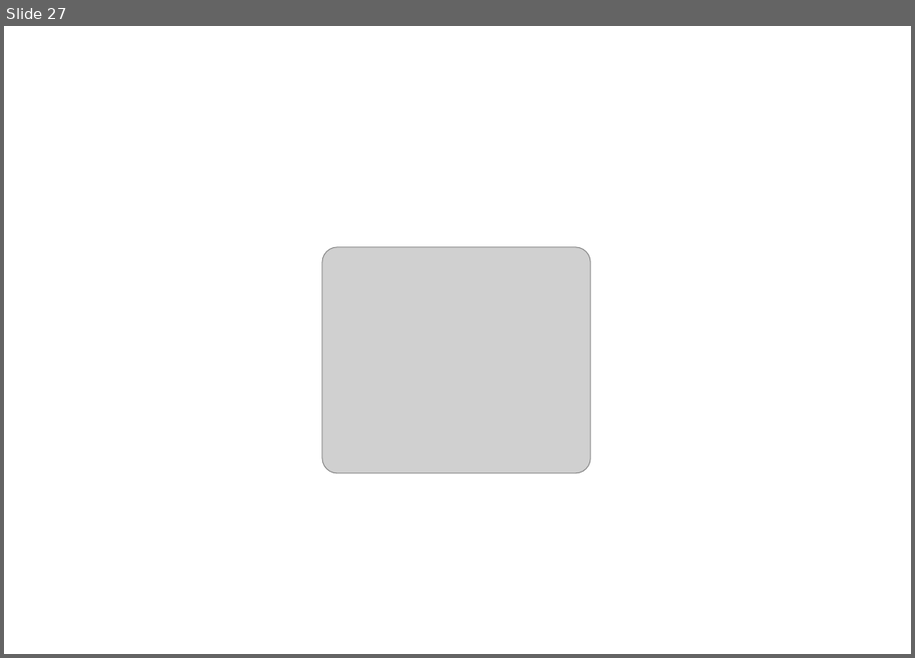
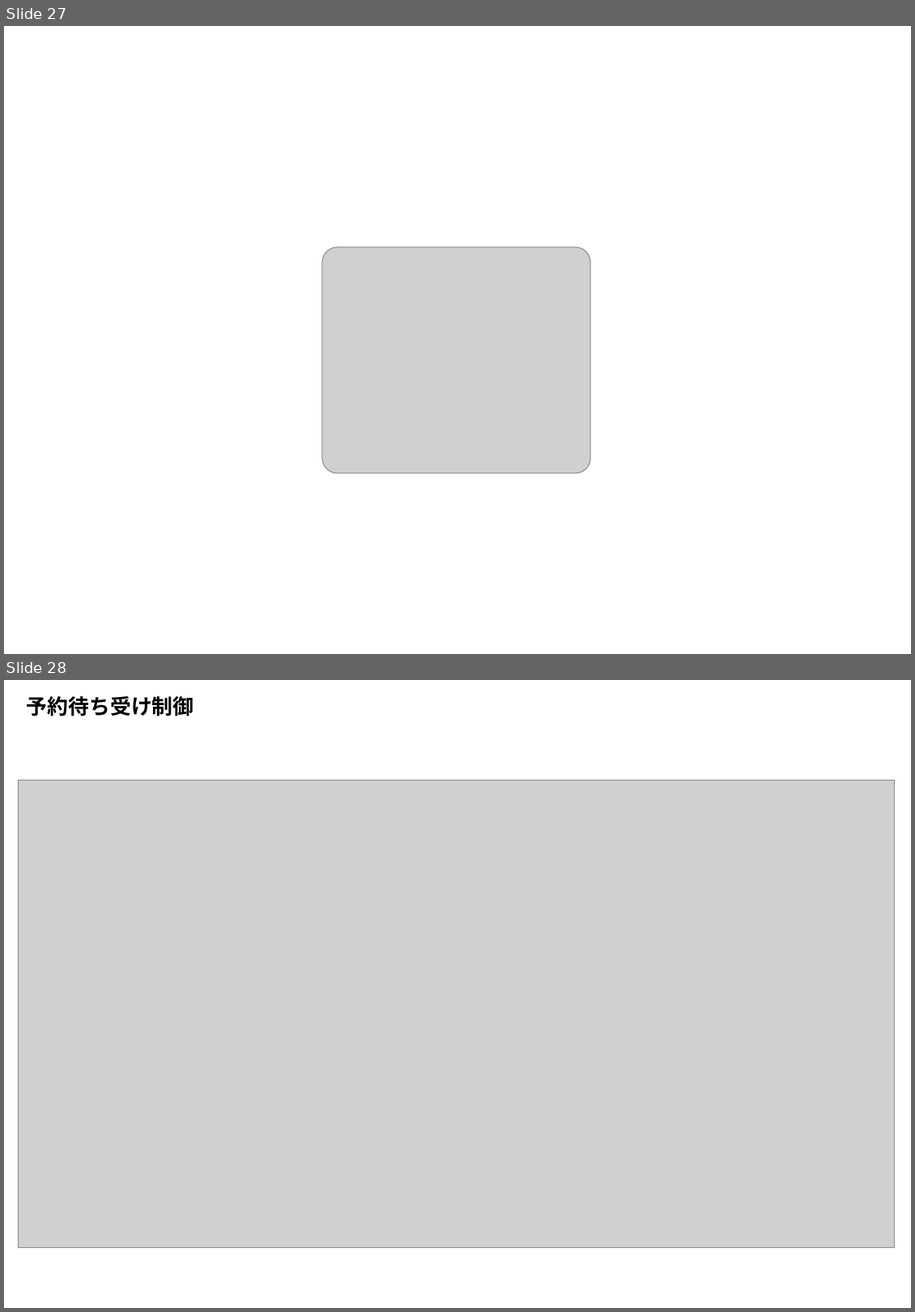
Before and after one commit to MishimaAkifumi-Private/FureaiGp-GairaiYoyakuSystem, a slide deck: Manual/UsersGuide.pptx. Shown one above the other, each under a label of ours: slide 27 before the commit, slides 27 and 28 after it. The pictures are 915x658 and 915x1312 pixels, drawn with LibreOffice and Linux fonts; fonts in the diff are those of the drawing; grey boxes stand for pictures. Boxes give left, top, right and bottom in pixels: in the first picture for what was removed or moved away, otherwise in the second. Text is boxed around its words. In the diff, an @@ line names an element or a change of style, - is before the commit and + after.

Commit message:
updated

```diff
--- a/Manual/UsersGuide.pptx
+++ b/Manual/UsersGuide.pptx
@@ slide 28 added at box(4, 680, 911, 1308), background #FFFFFF @@
@@ title added at box(27, 696, 194, 716), 18 pt, text #000000, bold @@
+予約待ち受け制御
@@ picture added at box(19, 780, 895, 1249) @@
```
Also in this commit, not shown: 1 slide changed, 7 other slides added.
